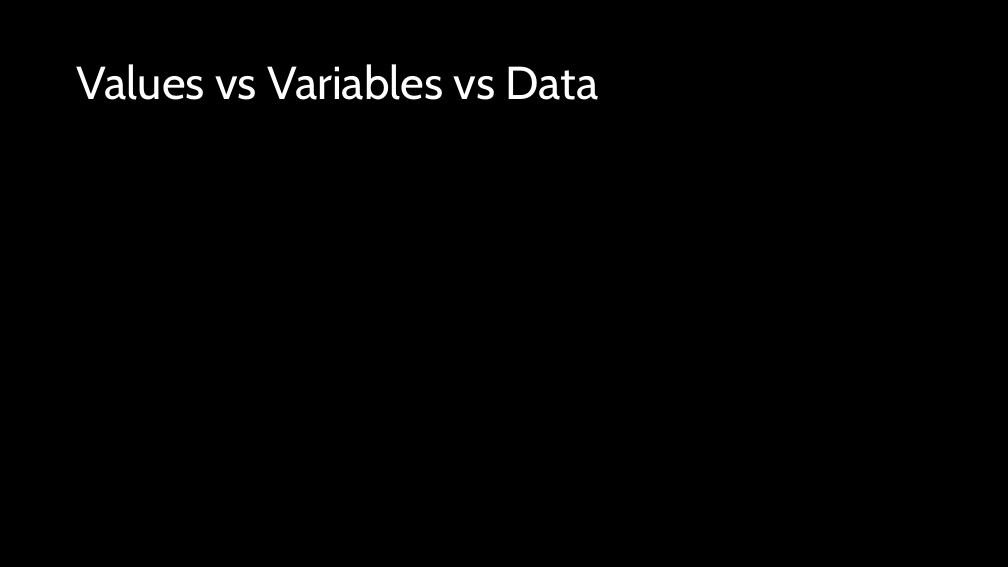
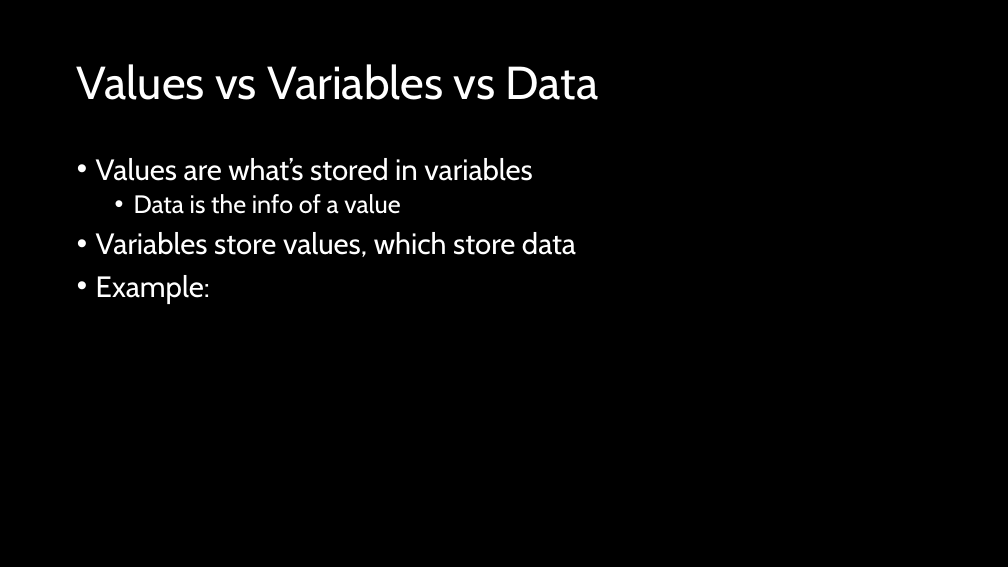
Before and after one commit to d-guh/computer-courses, a slide deck: slide 6 of intro-to-python/02/lesson-02.pptx (slide 7 before the commit). Drawn at 1008x567 pixels with LibreOffice and Linux fonts; fonts in the diff are those of the drawing; background and template pictures are left out. Boxes give left, top, right and bottom in pixels: in the first picture for what was removed or moved away, otherwise in the second. Text is boxed around its words. In the diff, an @@ line names an element or a change of style, - is before the commit and + after.

Commit message:
feat(intro-py/02): add code example and update slides

```diff
--- a/intro-to-python/02/lesson-02.pptx
+++ b/intro-to-python/02/lesson-02.pptx
@@ text added at box(96, 158, 576, 304), 28 pt, text #FFFFFF @@
+• Values are what’s stored in variables
+  • Data is the info of a value
+• Variables store values, which store data
+• Example:
```
Also in this commit, not shown: 5 other slides changed, 1 slide added, 2 slides removed, 1 other file.
